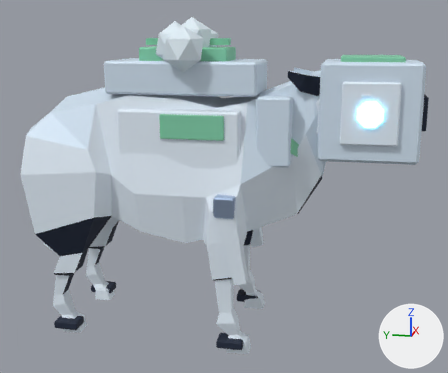
Renders of the FBX model Assets/_Project/Content/Models/RobotAnimals/Sheep/RA_Sheep.fbx from each side of a commit.
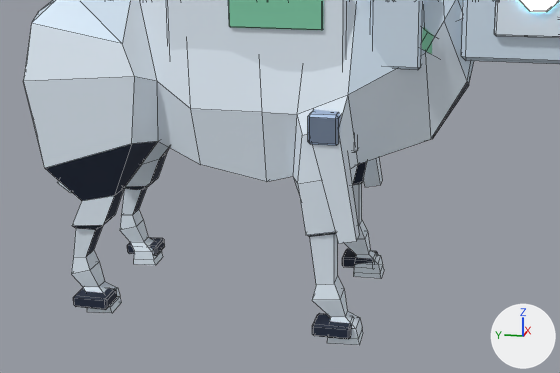
Old and new are each drawn whole from a 50 mm lens placed at (-9.74, -2.83, 4.87), pointed at (-0.01, -0.88, 2.44) and again close up on the part from 1% to 86% of the width and 32% to 100% of the height. Arrows for +X, +Y and +Z are at lower right; the lights stay in place. The first two pictures are the older version. The close-ups show mesh edges as thin lines. Where no turn or scale is listed for an object, it has been applied to the vertices.

Before the edit, the objects in view are built like this:
```python
me_cylinder = bpy.data.meshes.new('Cylinder')
me_cylinder.from_pydata(...)  # 287 vertices, 295 faces; spans x -1.11..1.11, y -2.62..2.41, z -0.01..4.35
# faces by material slot: [159, 66, 70]
me_cylinder.materials.append(mat_ra_sheep_base)  # pale blue #e6f2fd
me_cylinder.materials.append(mat_ra_sheep_panel)  # pale blue #d5e6f5
me_cylinder.materials.append(mat_ra_sheep_dark)  # dark blue #19253b
me_ra_sheep = bpy.data.meshes.new('RA_Sheep')
me_ra_sheep.from_pydata(...)  # 1100 vertices, 1162 faces; spans x -1.09..1.04, y -3.95..1.94, z 0.09..5.13
# faces by material slot: [366, 134, 130, 104, 58, 250, 120]
me_ra_sheep.materials.append(mat_ra_sheep_base)  # pale blue #e6f2fd
me_ra_sheep.materials.append(mat_ra_sheep_panel)  # pale blue #d5e6f5
me_ra_sheep.materials.append(mat_ra_sheep_dark)  # dark blue #19253b
me_ra_sheep.materials.append(mat_ra_sheep_metal)  # blue #a6bad7
me_ra_sheep.materials.append(mat_ra_sheep_glow)  # cyan #86e3ff, glowing cyan #86e3ff
me_ra_sheep.materials.append(mat_ra_sheep_accent)  # green #81cfaa
me_ra_sheep.materials.append(mat_ra_sheep_white)  # white #e4f2fa
ob_ra_sheep = bpy.data.objects.new('RA_Sheep', me_ra_sheep)
ob_ra_sheep.location = (0.0, 0.0, 0.0)
ob_sheep = bpy.data.objects.new('Sheep', me_cylinder)
ob_sheep.location = (0.0, 0.0, 0.0)
```
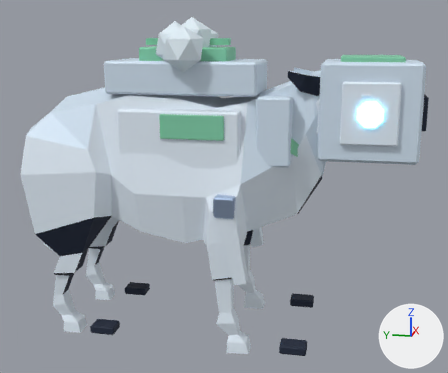
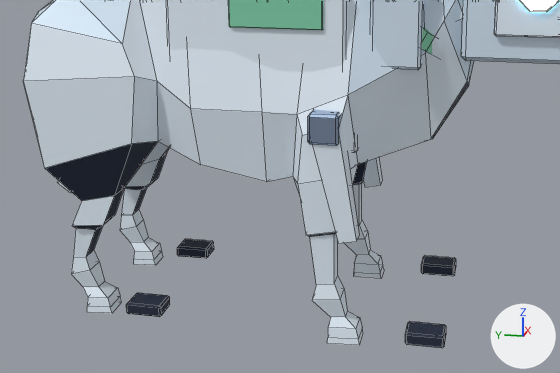
Location of each change, [x1, y1, x2, y2] in pixels of the close-ups (560 x 373 px; the box of a moved part takes in the faces that stretch with it):
'RA_Sheep', reshaped
    before: [58, 0, 560, 339]
    after: [58, 0, 560, 348]
part 1 of me_ra_sheep, moved or reshaped
    before: [342, 249, 378, 268]
    after: [421, 256, 456, 276]
part 2 of me_ra_sheep, moved or reshaped
    before: [312, 313, 352, 339]
    after: [405, 321, 446, 348]
part 3 of me_ra_sheep, moved or reshaped
    before: [127, 237, 165, 256]
    after: [177, 239, 214, 258]
part 4 of me_ra_sheep, moved or reshaped
    before: [73, 288, 117, 310]
    after: [126, 293, 170, 317]

The edits, one by one:
me_ra_sheep has 1100 vertices, 1162 faces and spans x -1.09..1.04, y -3.95..1.94, z 0.09..5.13.
me_ra_sheep is used by ob_ra_sheep; location (0.0, 0.0, 0.0).
me_ra_sheep part 1: the loose piece of 24 vertices spanning x 0.72..1.02, y -1.38..-0.97, z 0.09..0.22 is moved by (-0.01, -0.99, 0.0).
me_ra_sheep part 2: the loose piece of 24 vertices spanning x -1.07..-0.77, y -1.38..-0.97, z 0.09..0.22 is moved by (0.01, -0.99, 0.0).
me_ra_sheep part 3: the loose piece of 24 vertices spanning x 0.59..0.89, y 1.42..1.83, z 0.09..0.22 is moved by (0.05, -0.66, 0.0).
me_ra_sheep part 4: the loose piece of 24 vertices spanning x -0.94..-0.64, y 1.42..1.83, z 0.09..0.22 is moved by (-0.05, -0.66, 0.0).
